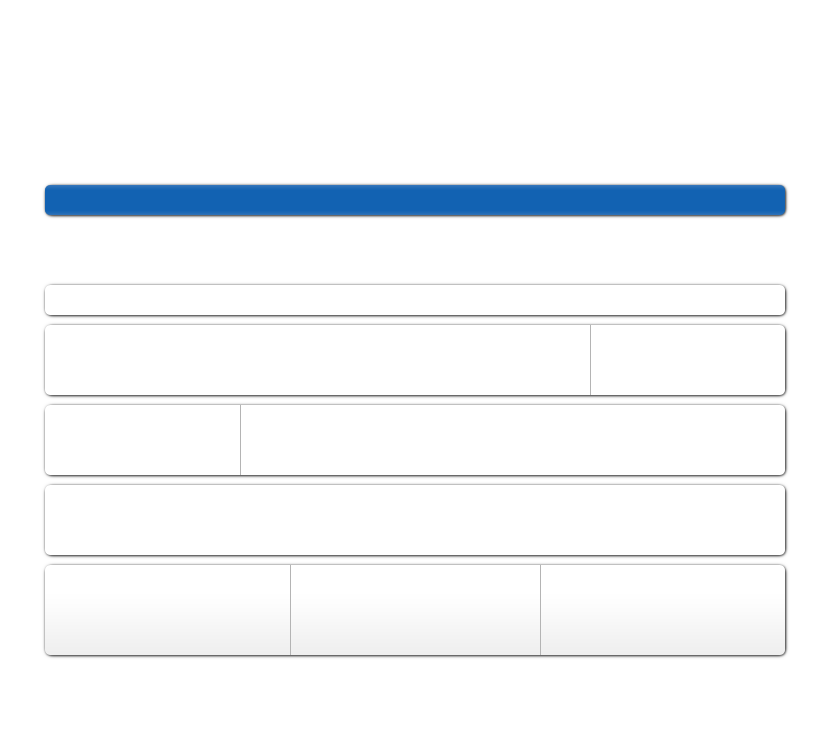
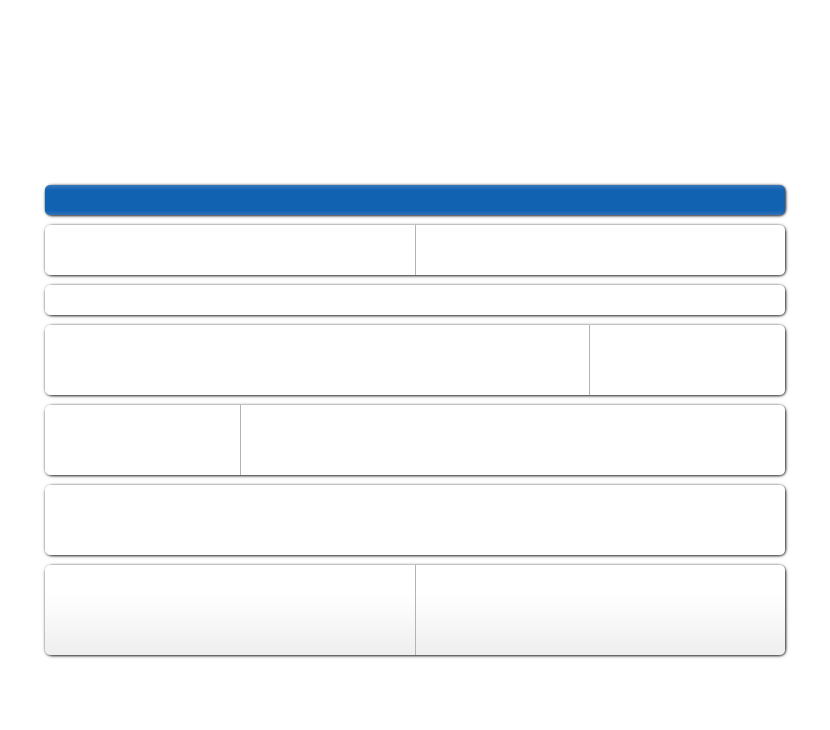
Comparing the layer stacks of the two (830, 730) images. Changes:
painted on "stroke" over [290, 225, 591, 655]
renamed "header widget" to "boxes", painted on it over [45, 225, 785, 395]
removed layer "ms" over [589, 325, 591, 395]
